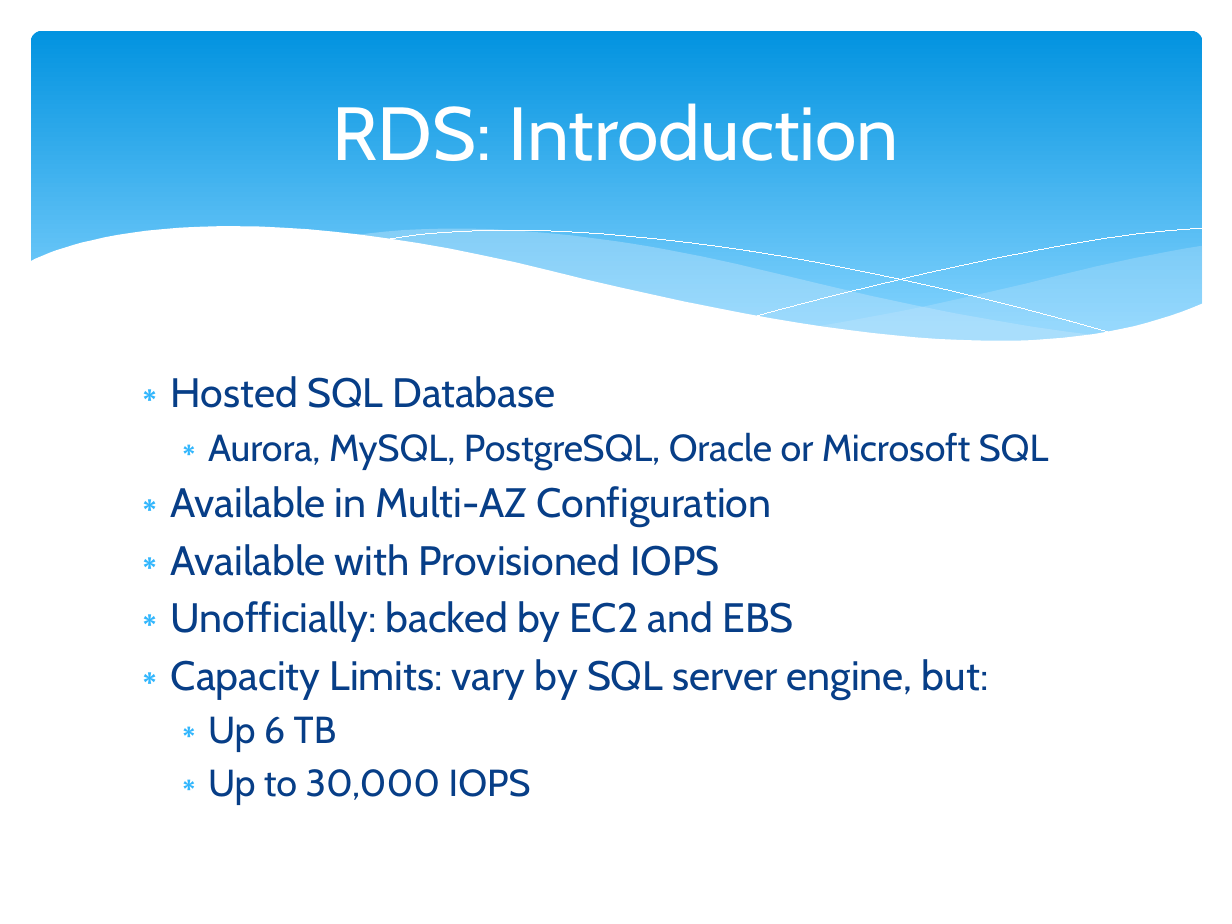
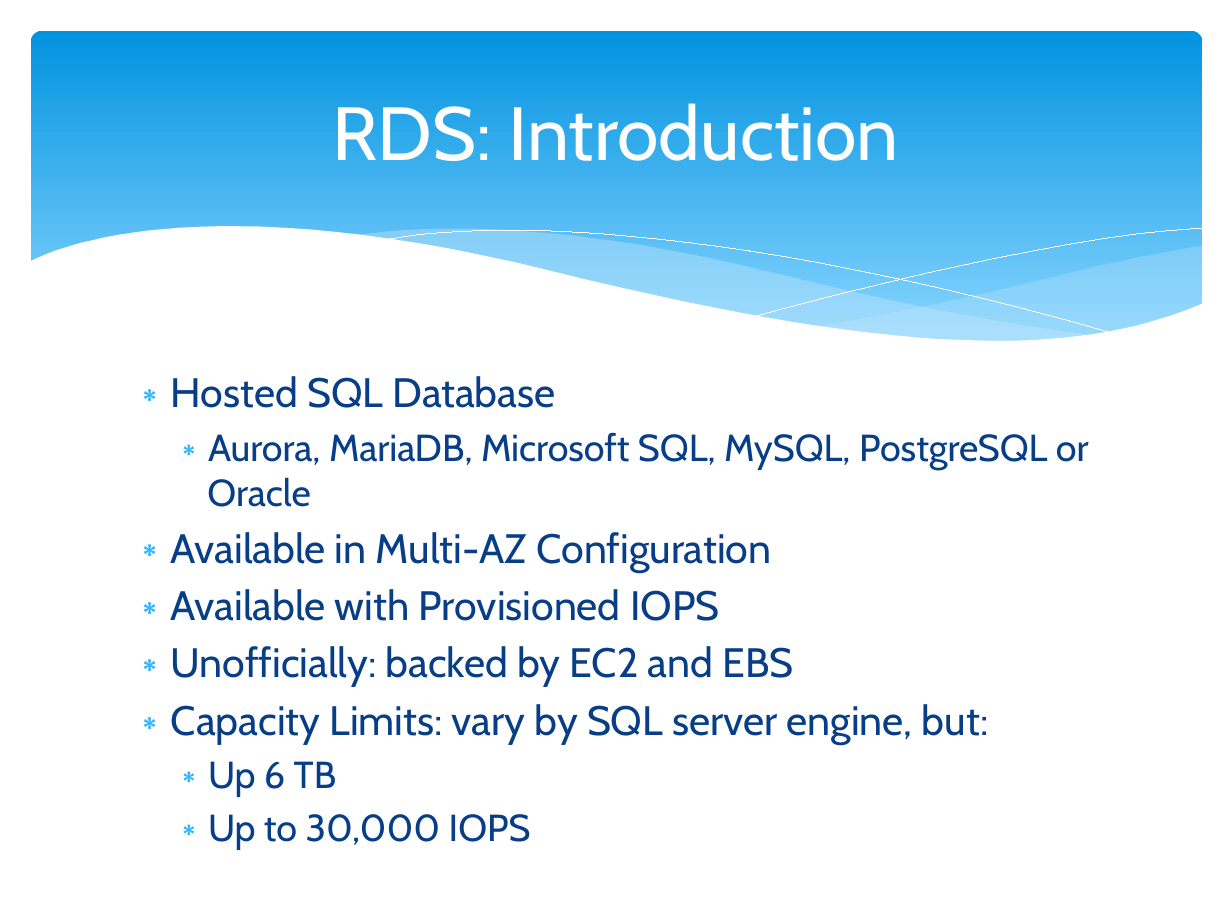
Before and after one commit to cloudavail/awstraining, a slide deck: slide 2 of aws-rds/aws-rds.pptx. Drawn at 1232x924 pixels with LibreOffice and Linux fonts; fonts in the diff are those of the drawing. Boxes give left, top, right and bottom in pixels: in the first picture for what was removed or moved away, otherwise in the second. Text is boxed around its words. In the diff, an @@ line names an element or a change of style, - is before the commit and + after.

```diff
--- a/aws-rds/aws-rds.pptx
+++ b/aws-rds/aws-rds.pptx
@@ text at <box>207,432,1089,507</box>: text changed @@
-  ∗ Aurora, MySQL, PostgreSQL, Oracle or Microsoft SQL
+  ∗ Aurora, MariaDB, Microsoft SQL, MySQL, PostgreSQL or Oracle
```
Also in this commit, not shown: 5 other slides changed, 1 slide added, 2 other files.
